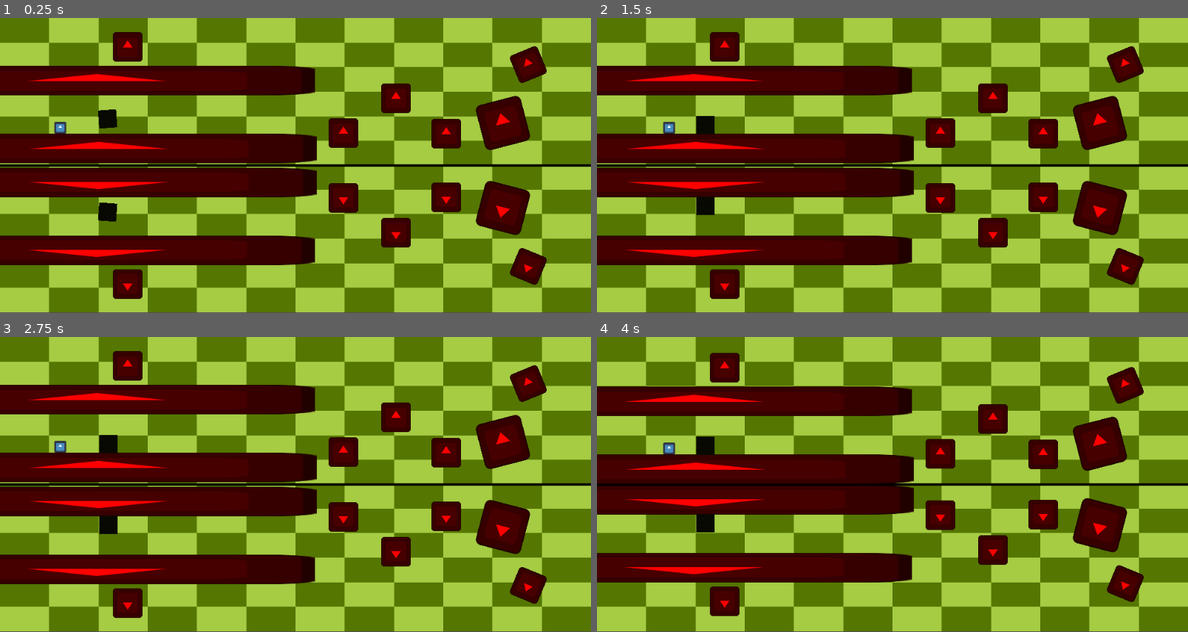
Above: before the commit, frames 1-4 (two rows, left to right).
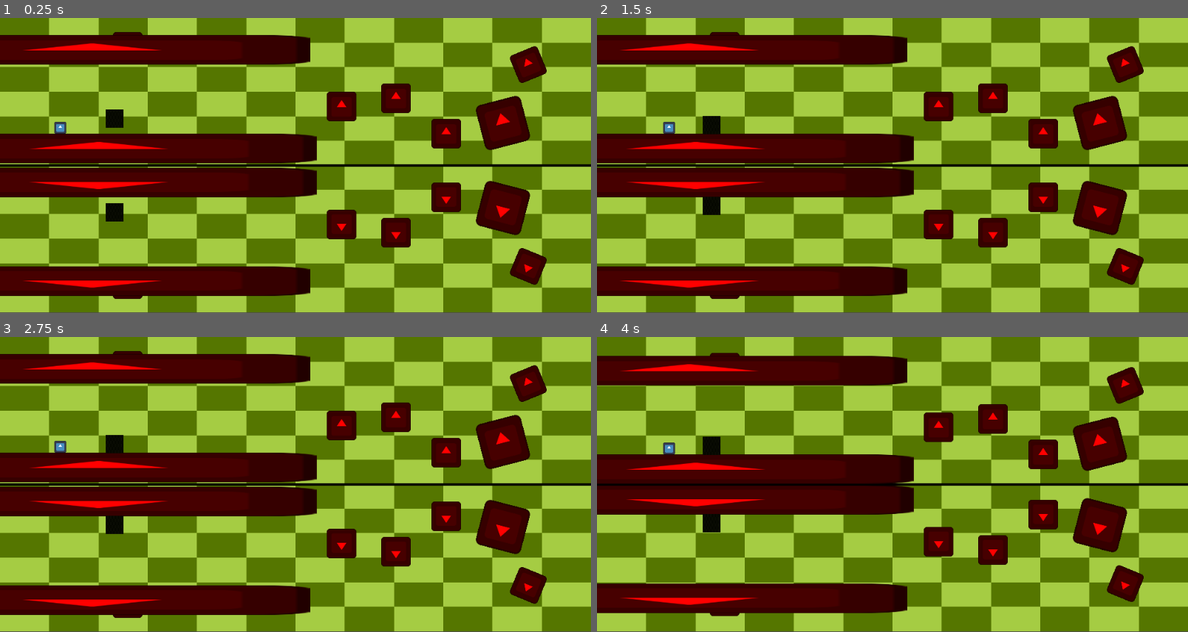
Above: after the commit, the same moments.

Repository: Rinkton/igu-summer-2024
Game: Godot game, scene res://main.tscn
The game is run twice, just before and just after one commit, with the same random seed, the same clock (stepped at 60 frames per second) and the same inputs. The engine's default icon, where the game draws it, is replaced by a stand-in: a white triangle on a blue panel in a dark square.
Inputs (mouse positions are in pixels of both pictures, inside the frame that each line leads up to):
- Up to frame 1 (0.25 s): no input
- Up to frame 2 (1.5 s): move the mouse to (1022, 150) at 0.52 s; tap A (a) at 0.6 s; tap D (d) at 0.8, 1.35 s; tap Enter at 1.25 s; move the mouse to (774, 180) at 1.27 s
- Up to frame 3 (2.75 s): tap A (a) at 1.55, 2.1 s; tap Space at 2 s; move the mouse to (354, 419) at 2.02 s; tap D (d) at 2.3 s
- Up to frame 4 (4 s): tap Enter at 2.75 s; move the mouse to (862, 543) at 2.77 s; tap D (d) at 2.85, 3.8 s; tap A (a) at 3.05 s; tap Space at 3.5 s; move the mouse to (1069, 528) at 3.52 s; tap Mouse wheel down (scroll_down) at 3.6 s

The runs differ from the first frame. In frame 1, 23% of the frame differs, in the area x 0-61%, y 5-95%; in frame 2, 23%; in frame 3, 23%; in frame 4, 23%, in the area x 0-61%, y 6-94%.

Commit message:
Push at the ceiling level fixed for anti-gravity

Diff:
--- a/4.3proto/main.gd
+++ b/4.3proto/main.gd
@@ -20,7 +20,7 @@
 		#new_object.set_collision_layer_value(1,false)
 		$below.add_child(new_object)
 
-func _process(_delta):
+func _physics_process(_delta):
 
 	if Input.is_action_just_pressed("scroll_up"):
 		for object in cur_side.get_children():
--- a/4.3proto/main.tscn
+++ b/4.3proto/main.tscn
@@ -60,7 +60,7 @@
 scale = Vector2(14.595, 1)
 
 [node name="obst9" parent="above" instance=ExtResource("4_72qsx")]
-position = Vector2(164, 106)
+position = Vector2(156, 54)
 scale = Vector2(14.595, 1)
 
 [node name="obst6" parent="above" instance=ExtResource("4_72qsx")]
@@ -70,7 +70,7 @@
 position = Vector2(670, 136)
 
 [node name="obst8" parent="above" instance=ExtResource("4_72qsx")]
-position = Vector2(581, 195)
+position = Vector2(578, 150)
 
 [node name="push" parent="above" instance=ExtResource("5_32rjb")]
 position = Vector2(194, 146)
--- a/4.3proto/push_at_the_ceiling_level.tscn
+++ b/4.3proto/push_at_the_ceiling_level.tscn
@@ -55,6 +55,10 @@
 position = Vector2(481, 33)
 scale = Vector2(3.515, 1)
 
+[node name="obst12" parent="above" instance=ExtResource("5_ys24e")]
+position = Vector2(778, 5)
+scale = Vector2(8.475, 1)
+
 [node name="obst10" parent="above" instance=ExtResource("5_ys24e")]
 position = Vector2(532, 123)
 scale = Vector2(1.995, 1)
